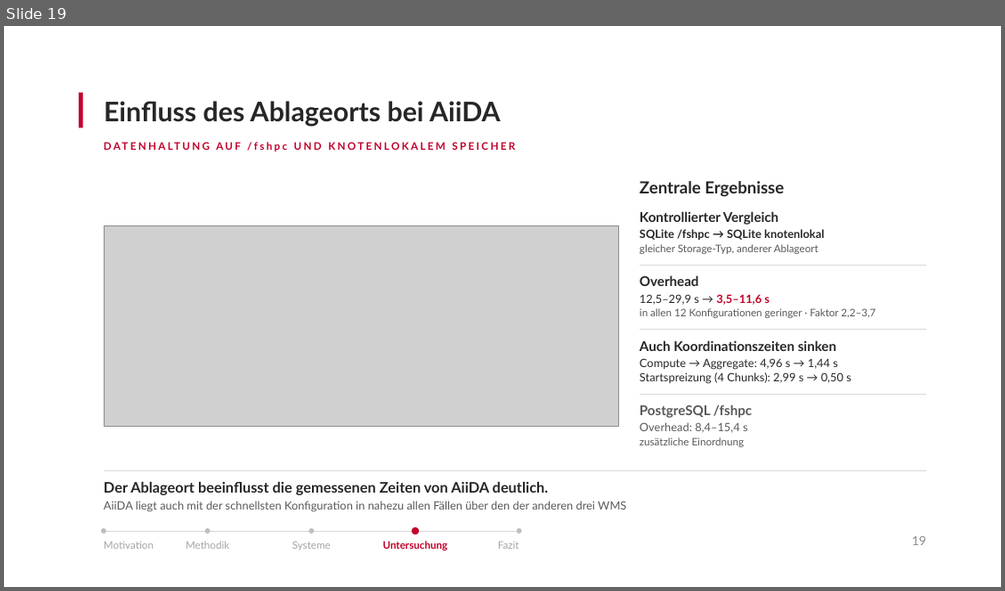
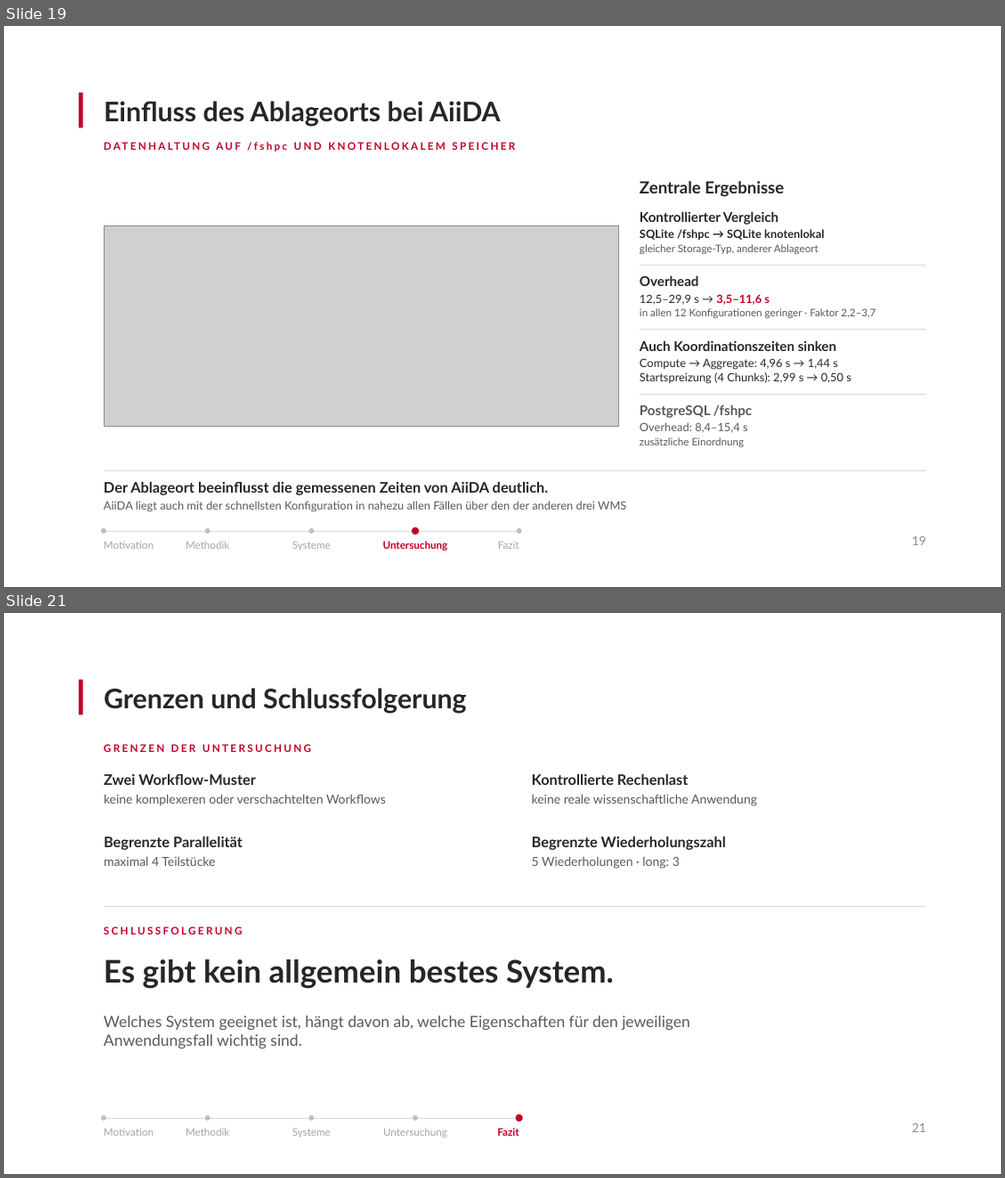
Before and after one commit to antahiri/bachelorarbeit-wms, a slide deck: Präsentation-Kolloqium.pptx. Shown one above the other, each under a label of ours: slide 19 before the commit, slides 19 and 21 after it; the slides between them are not shown. The pictures are 1005x591 and 1005x1178 pixels, drawn with LibreOffice and Linux fonts; fonts in the diff are those of the drawing; grey boxes stand for pictures. Boxes give left, top, right and bottom in pixels: in the first picture for what was removed or moved away, otherwise in the second. Text is boxed around its words. In the diff, an @@ line names an element or a change of style, - is before the commit and + after.

```diff
--- a/Präsentation-Kolloqium.pptx
+++ b/Präsentation-Kolloqium.pptx
@@ slide 21 added at (4, 613, 1001, 1174), background #FFFFFF @@
@@ rectangle added at (79, 680, 83, 714), fill #C1002A @@
@@ title added at (104, 688, 467, 714), 26 pt, text #262626, bold @@
+Grenzen und Schlussfolgerung
@@ text added at (104, 744, 311, 752), 10 pt, text #C1002A, bold @@
+GRENZEN DER UNTERSUCHUNG
@@ text added at (104, 774, 386, 806), 12 pt, text #595959 @@
+Zwei Workflow-Muster
+keine komplexeren oder verschachtelten Workflows
@@ text added at (532, 774, 757, 806), 12 pt, text #595959 @@
+Kontrollierte Rechenlast
+keine reale wissenschaftliche Anwendung
@@ text added at (104, 836, 243, 866), 14 pt, text #262626, bold @@
+Begrenzte Parallelität
+maximal 4 Teilstücke
@@ text added at (532, 836, 726, 868), 14 pt, text #262626, bold @@
+Begrenzte Wiederholungszahl
+5 Wiederholungen · long: 3
@@ line added from (104, 906) to (926, 906), #D9D9D9 0.5 pt @@
@@ text added at (104, 926, 243, 934), 10 pt, text #C1002A, bold @@
+SCHLUSSFOLGERUNG
@@ text added at (104, 959, 614, 989), 30 pt, text #262626, bold @@
+Es gibt kein allgemein bestes System.
@@ text added at (104, 1015, 690, 1048), 15 pt, text #595959 @@
+Welches System geeignet ist, hängt davon ab, welche Eigenschaften für den jeweiligen Anwendungsfall wichtig sind.
@@ ellipse added at (101, 1116, 106, 1121), fill #BFBFBF @@
@@ line added from (104, 1118) to (519, 1118), #D9D9D9 0.5 pt @@
@@ ellipse added at (205, 1116, 210, 1121), fill #BFBFBF @@
@@ ellipse added at (309, 1116, 315, 1121), fill #BFBFBF @@
@@ ellipse added at (413, 1116, 418, 1121), fill #BFBFBF @@
@@ ellipse added at (516, 1114, 523, 1121), fill #C1002A @@
@@ text added at (104, 1127, 154, 1135), 10 pt, text #A6A6A6 @@
+Motivation
@@ text added at (186, 1127, 229, 1135), 10 pt, text #A6A6A6 @@
+Methodik
@@ text added at (292, 1128, 331, 1137), 10 pt, text #A6A6A6 @@
+Systeme
@@ text added at (383, 1127, 447, 1137), 10 pt, text #A6A6A6 @@
+Untersuchung
@@ text added at (497, 1127, 518, 1135), 10 pt, text #C1002A, bold @@
+Fazit
@@ text added at (912, 1123, 926, 1132), 12 pt, text #8C8C8C @@
+21
```
Also in this commit, not shown: 1 slide changed, 1 other slide added.
